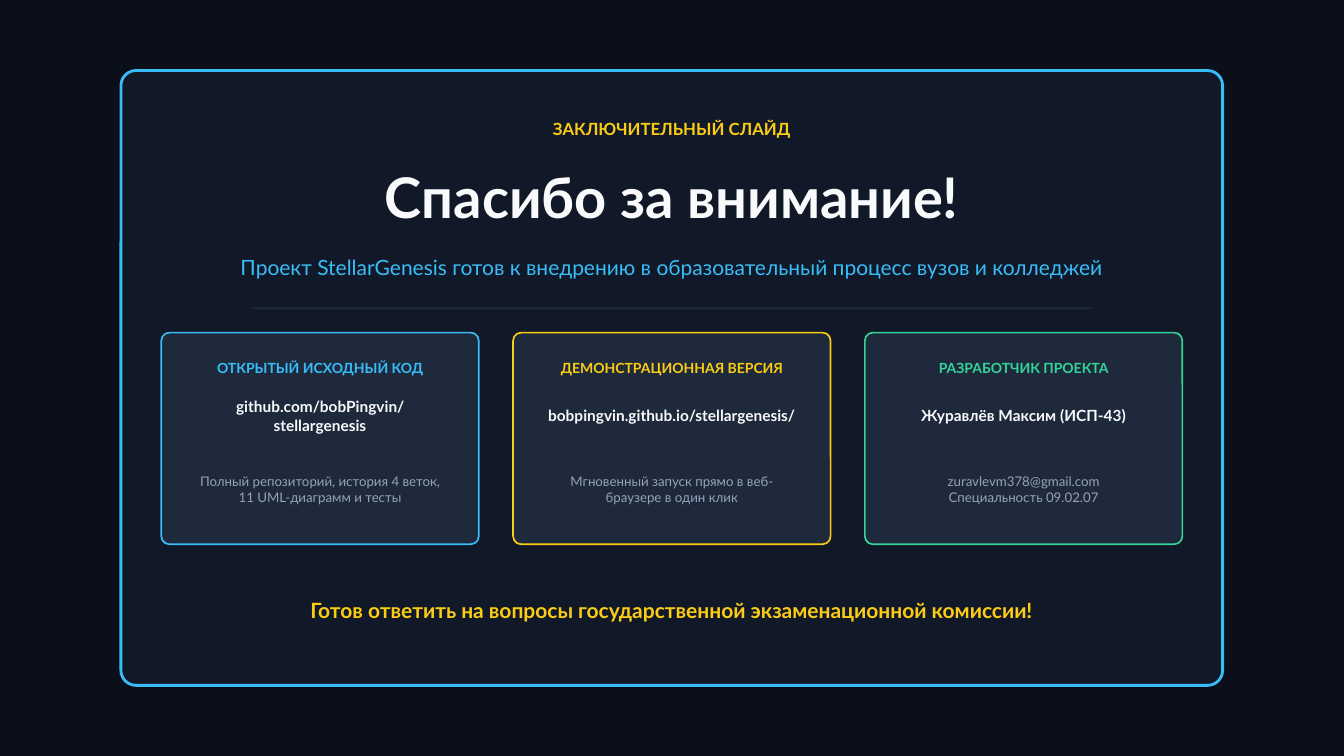
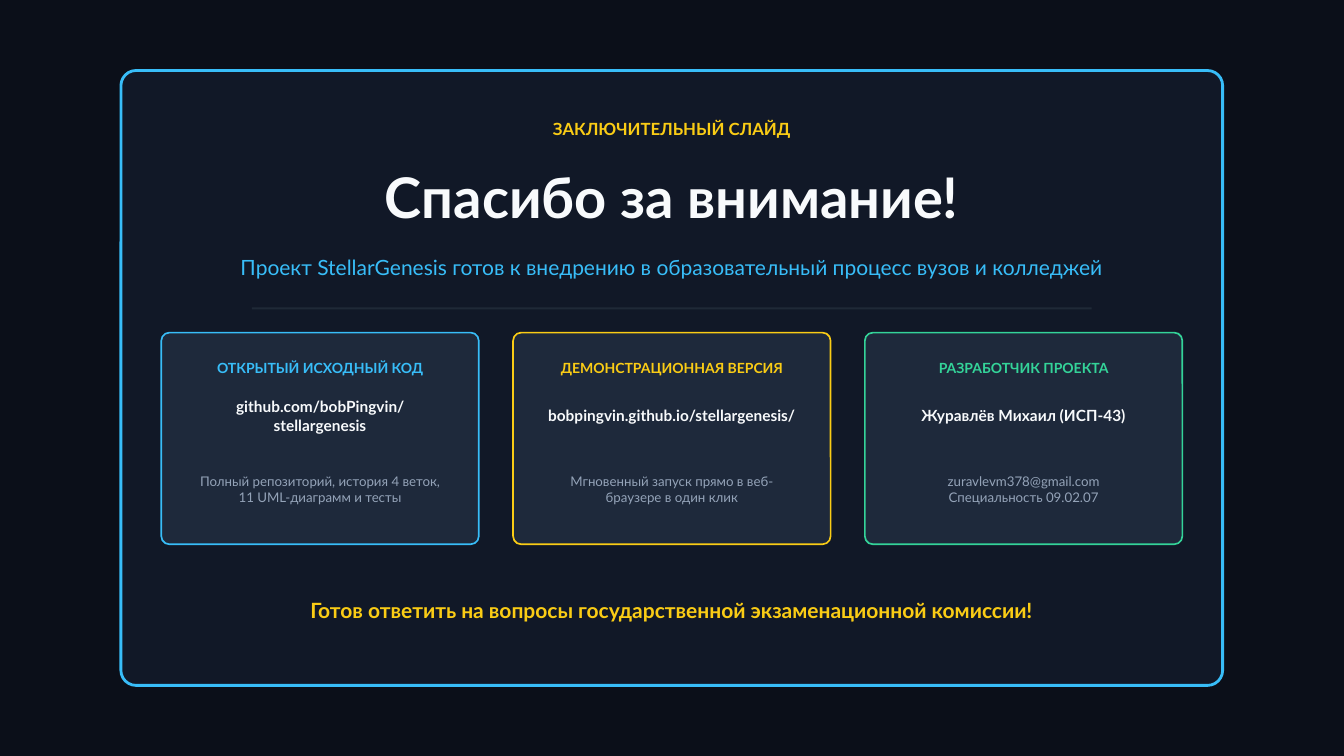
Before and after one commit to bobPingvin/stellargenesis, a slide deck: slide 15 of docs/presentation.pptx. Drawn at 1344x756 pixels with LibreOffice and Linux fonts; fonts in the diff are those of the drawing. Boxes give left, top, right and bottom in pixels: in the first picture for what was removed or moved away, otherwise in the second. Text is boxed around its words. In the diff, an @@ line names an element or a change of style, - is before the commit and + after.

```diff
--- a/docs/presentation.pptx
+++ b/docs/presentation.pptx
@@ text at (921, 409, 1126, 424): text changed @@
-Журавлёв Максим (ИСП-43)
+Журавлёв Михаил (ИСП-43)
```
Also in this commit, not shown: 14 other slides changed, 7 other files.
